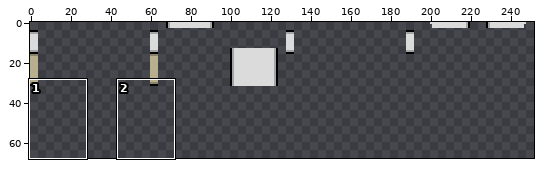
Sprite sheet: RoomTransition/FurnitureShim.png. The picture above shows the old version from afar; the outline marks the close-up.
Close-up. Before the commit:
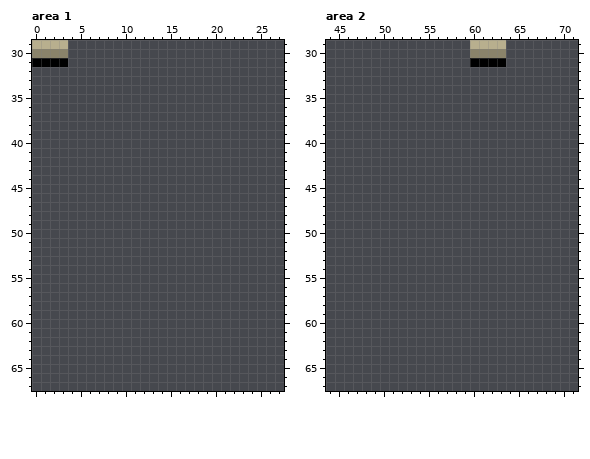
The file is 256x256 pixels. Shown: area 1: x 0..27, y 29..67; area 2: x 44..71, y 29..67. The wide view leaves out empty margins.
The same view after the edit:
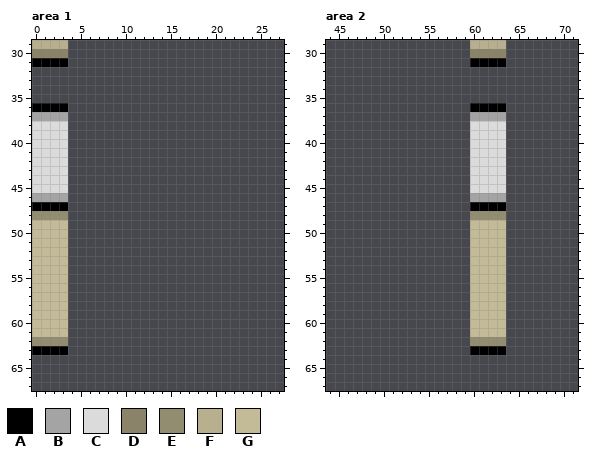
Palette (. is transparent): A #000000  B #a4a4a4  C #dbdbdb  D #8a836a  E #928c71  F #b8af8e  G #c3ba97
Commit: Bathroom shim layer
The edit:
--- area 1
@@ x 0..5 @@
 35 ......
-36 ......
-37 ......
-38 ......
-39 ......
-40 ......
-41 ......
-42 ......
-43 ......
-44 ......
-45 ......
-46 ......
-47 ......
-48 ......
-49 ......
-50 ......
-51 ......
-52 ......
-53 ......
-54 ......
-55 ......
-56 ......
-57 ......
-58 ......
-59 ......
-60 ......
-61 ......
-62 ......
-63 ......
+36 AAAA..
+37 BBBB..
+38 CCCC..
+39 CCCC..
+40 CCCC..
+41 CCCC..
+42 CCCC..
+43 CCCC..
+44 CCCC..
+45 CCCC..
+46 BBBB..
+47 AAAA..
+48 EEEE..
+49 GGGG..
+50 GGGG..
+51 GGGG..
+52 GGGG..
+53 GGGG..
+54 GGGG..
+55 GGGG..
+56 GGGG..
+57 GGGG..
+58 GGGG..
+59 GGGG..
+60 GGGG..
+61 GGGG..
+62 EEEE..
+63 AAAA..
 64 ......
--- area 2
@@ x 58..65 @@
 35 ........
-36 ........
-37 ........
-38 ........
-39 ........
-40 ........
-41 ........
-42 ........
-43 ........
-44 ........
-45 ........
-46 ........
-47 ........
-48 ........
-49 ........
-50 ........
-51 ........
-52 ........
-53 ........
-54 ........
-55 ........
-56 ........
-57 ........
-58 ........
-59 ........
-60 ........
-61 ........
-62 ........
-63 ........
+36 ..AAAA..
+37 ..BBBB..
+38 ..CCCC..
+39 ..CCCC..
+40 ..CCCC..
+41 ..CCCC..
+42 ..CCCC..
+43 ..CCCC..
+44 ..CCCC..
+45 ..CCCC..
+46 ..BBBB..
+47 ..AAAA..
+48 ..EEEE..
+49 ..GGGG..
+50 ..GGGG..
+51 ..GGGG..
+52 ..GGGG..
+53 ..GGGG..
+54 ..GGGG..
+55 ..GGGG..
+56 ..GGGG..
+57 ..GGGG..
+58 ..GGGG..
+59 ..GGGG..
+60 ..GGGG..
+61 ..GGGG..
+62 ..EEEE..
+63 ..AAAA..
 64 ........
Where, in picture pixels (left, top, right, bottom), the same in both close-ups:
added: (32, 103, 68, 355)
added: (470, 103, 506, 355)
